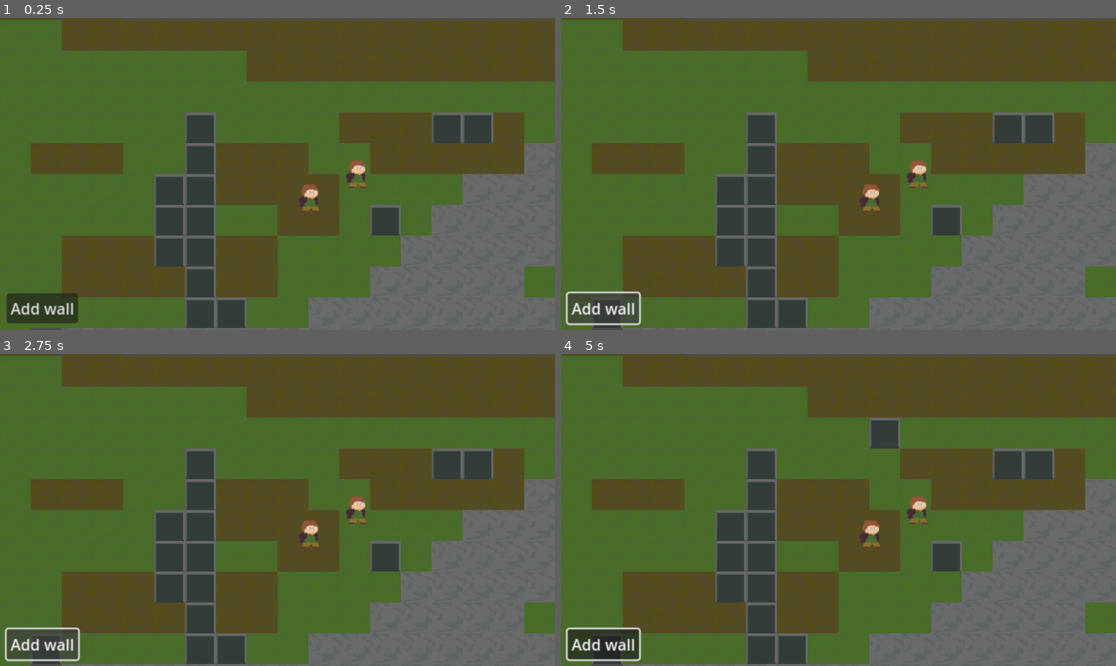
Above: before the commit, frames 1-4 (two rows, left to right).
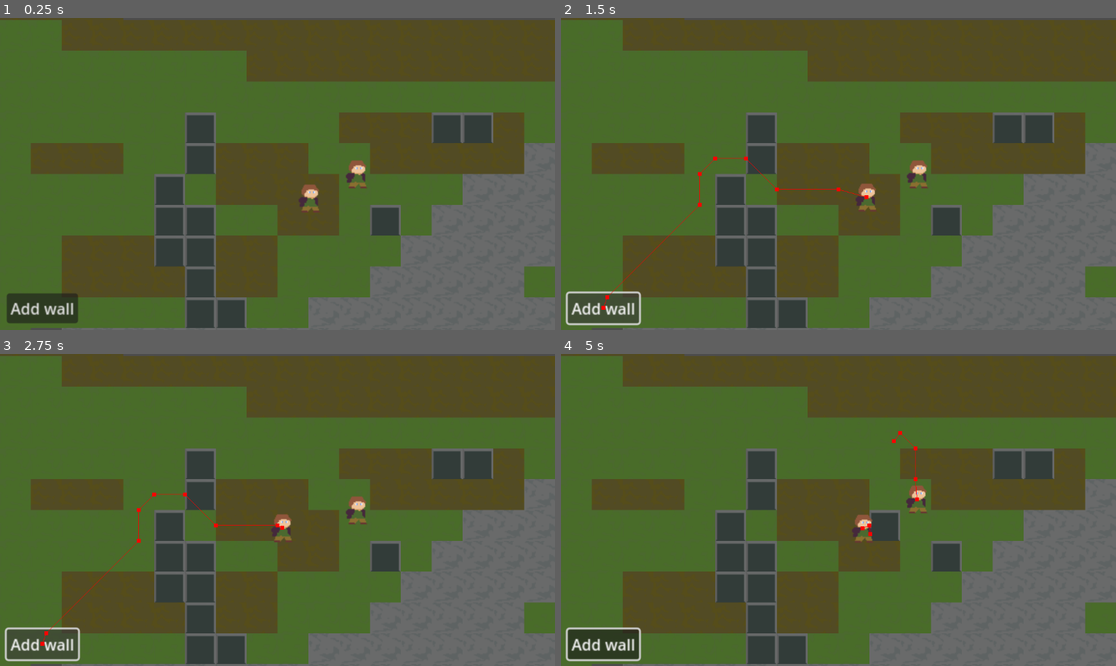
Above: after the commit, the same moments.

Repository: Nick-Petruccelli/Wildlands
Game: Godot game, scene res://Scenes/game.tscn
Two runs of this game, one before a commit and one after it. Both use one fixed random seed, a clock stepped at 60 frames per second and the inputs below.
Inputs (mouse positions are in pixels of both pictures, inside the frame that each line leads up to):
- Up to frame 1 (0.25 s): no input
- Up to frame 2 (1.5 s): click "Add wall" at 0.5 s; click "Add wall" at 1.25 s
- Up to frame 3 (2.75 s): click "Add wall" at 2 s
- Up to frame 4 (5 s): move the mouse to (871, 534) at 2.77 s; click (871, 534) at 2.92 s; move the mouse to (916, 510) at 3.52 s; click (916, 510) at 3.67 s; move the mouse to (894, 441) at 4.27 s; click (894, 441) at 4.42 s

The runs differ from the first frame. In frame 1, 0.6% of the frame differs, in the area x 33-39%, y 49-60%; in frame 2, 1.1%; in frame 3, 1.3%; in frame 4, 2.4%, in the area x 5-67%, y 20-100%.

Commit message:
added colonists placing walls

Diff:
--- a/GameObjects/character.tscn
+++ b/GameObjects/character.tscn
@@ -32,5 +32,6 @@
 [node name="NavigationAgent2D" type="NavigationAgent2D" parent="."]
 path_desired_distance = 10.0
 path_postprocessing = 1
+simplify_path = true
 avoidance_enabled = true
 debug_enabled = true
--- a/Scenes/Scripts/character.gd
+++ b/Scenes/Scripts/character.gd
@@ -1,13 +1,26 @@
 extends CharacterBody2D
 
 @export var speed: int
+
+@onready var navigation_agent_2d: NavigationAgent2D = $NavigationAgent2D
+@onready var build_manager: Node2D = %BuildManager
 var goal_pos = null
-@onready var navigation_agent_2d: NavigationAgent2D = $NavigationAgent2D
+var cur_block = null
 
 # Called when the node enters the scene tree for the first time.
 func _ready() -> void:
 	connect("mouse_entered", _on_mouse_entered)
 	connect("mouse_exited", _on_mouse_exit)
+	build_manager.build_ordered.connect(_on_build_ordered)
+
+func _on_build_ordered() -> void:
+	print("build order recived")
+	var next_build = build_manager.get_next_build()
+	if next_build.is_empty():
+		return
+	goal_pos = next_build[0]
+	cur_block = next_build[1]
+
 
 func _on_mouse_exit() -> void:
 	%GameControler.remove_from_hovering(self)
@@ -34,3 +47,8 @@
 	#print(vel)
 	self.velocity = vel * speed
 	move_and_slide()
+	if navigation_agent_2d.is_navigation_finished():
+		if cur_block != null:
+			build_manager.place_build(goal_pos, cur_block)
+			cur_block = null
+		goal_pos = null
--- a/Scenes/Scripts/game_controler.gd
+++ b/Scenes/Scripts/game_controler.gd
@@ -4,6 +4,7 @@
 var selected_obj = null
 var placing_build = false
 @onready var tile_map_layer: TileMapLayer = %TileMapLayer
+@onready var build_manager: Node2D = %BuildManager
 var build_map = {0: Vector2i(1,1)}
 # Called when the node enters the scene tree for the first time.
 func _ready() -> void:
@@ -25,11 +26,7 @@
 		if hovered_objs.is_empty():
 			print('hit hov.emp')
 			if placing_build:
-				var mouse_pos = get_global_mouse_position()
-				var tile_size = tile_map_layer.tile_set.tile_size
-				var map_cords = Vector2i(floor(mouse_pos.x/tile_size.x), floor(mouse_pos.y/tile_size.y))
-				tile_map_layer.set_cell(map_cords, 0, selected_obj)
-				print("tile place at: ", map_cords)
+				build_manager.order_build(get_global_mouse_position(), selected_obj)
 				selected_obj = null
 				placing_build = false
 			if selected_obj != null:
@@ -38,7 +35,7 @@
 
 func place_object(tile_id: int) -> void:
 	placing_build = true
-	selected_obj = build_map[tile_id]
+	selected_obj = tile_id
 
 func add_to_hovering(obj) -> void:
 	hovered_objs.append(obj)
--- /dev/null
+++ b/Scenes/build_manager.gd
@@ -0,0 +1,44 @@
+extends Node2D
+
+
+@export var map_width := 500
+@export var map_height := 500
+@onready var tile_map_layer: TileMapLayer = %TileMapLayer
+signal build_ordered
+var placed_build = []
+var build_queue = []
+var tile_map = {0: Vector2i(1,1)}
+
+func _ready() -> void:
+	init_map()
+
+func _process(delta: float) -> void:
+	pass
+
+func init_map() -> void:
+	placed_build = []
+	for y in range(map_height):
+		var row = []
+		for x in range(map_width):
+			row.append(-1)
+		placed_build.append(row)
+
+func place_build(cords: Vector2i, tile_id: int) -> void:
+	var selected_obj = tile_map[tile_id]
+	var tile_size = tile_map_layer.tile_set.tile_size
+	var map_cords = Vector2i(floor(cords.x/tile_size.x), floor(cords.y/tile_size.y))
+	tile_map_layer.set_cell(map_cords, 0, selected_obj)
+	print("tile place at: ", cords)
+
+func order_build(cords: Vector2i, tile_id: int) -> void:
+	if placed_build[cords.x][cords.y] != -1:
+		return
+	build_queue.push_back([cords, tile_id])
+	build_ordered.emit()
+	var tile_size = tile_map_layer.tile_set.tile_size
+	print("build_ordered at: ",Vector2i(floor(cords.x/tile_size.x), floor(cords.y/tile_size.y)))
+
+func get_next_build() -> Array:
+	if build_queue.is_empty():
+		return []
+	return build_queue.pop_front()
--- a/Scenes/game.tscn
+++ b/Scenes/game.tscn
@@ -1,23 +1,24 @@
-[gd_scene load_steps=10 format=4 uid="uid://c8wbxywbgtw3m"]
+[gd_scene load_steps=11 format=4 uid="uid://c8wbxywbgtw3m"]
 
 [ext_resource type="Script" path="res://Scenes/Scripts/game_controler.gd" id="1_5k2rc"]
 [ext_resource type="Texture2D" uid="uid://cw3t3l81w56yg" path="res://Assets/tilesheet.png" id="1_7hff7"]
+[ext_resource type="Script" path="res://Scenes/build_manager.gd" id="2_3xt5l"]
 [ext_resource type="Script" path="res://Scenes/Scripts/button.gd" id="3_d7i6g"]
 [ext_resource type="PackedScene" uid="uid://bvar6b65bvlfe" path="res://GameObjects/character.tscn" id="3_q4bf7"]
 
-[sub_resource type="NavigationPolygon" id="NavigationPolygon_nahei"]
+[sub_resource type="NavigationPolygon" id="NavigationPolygon_j5cul"]
 vertices = PackedVector2Array(16, 16, -16, 16, -16, -16, 16, -16)
 polygons = Array[PackedInt32Array]([PackedInt32Array(0, 1, 2, 3)])
 outlines = Array[PackedVector2Array]([PackedVector2Array(-16, -16, 16, -16, 16, 16, -16, 16)])
 agent_radius = 0.0
 
-[sub_resource type="NavigationPolygon" id="NavigationPolygon_7ml3d"]
+[sub_resource type="NavigationPolygon" id="NavigationPolygon_l6fhb"]
 vertices = PackedVector2Array(16, 16, -16, 16, -16, -16, 16, -16)
 polygons = Array[PackedInt32Array]([PackedInt32Array(0, 1, 2, 3)])
 outlines = Array[PackedVector2Array]([PackedVector2Array(-16, -16, 16, -16, 16, 16, -16, 16)])
 agent_radius = 0.0
 
-[sub_resource type="NavigationPolygon" id="NavigationPolygon_chei5"]
+[sub_resource type="NavigationPolygon" id="NavigationPolygon_2r7oo"]
 vertices = PackedVector2Array(16, 16, -16, 16, -16, -16, 16, -16)
 polygons = Array[PackedInt32Array]([PackedInt32Array(0, 1, 2, 3)])
 outlines = Array[PackedVector2Array]([PackedVector2Array(-16, -16, 16, -16, 16, 16, -16, 16)])
@@ -47,9 +48,13 @@
 unique_name_in_owner = true
 script = ExtResource("1_5k2rc")
 
+[node name="BuildManager" type="Node2D" parent="."]
+unique_name_in_owner = true
+script = ExtResource("2_3xt5l")
+
 [node name="TileMapLayer" type="TileMapLayer" parent="."]
 unique_name_in_owner = true
-tile_map_data = PackedByteArray("AAD3//v/AAAAAAEAAAD4//v/AAA …(2104 unchanged characters)… //wAAAAAAAAAAAAD+/wAAAAAAAAAAAAD9/wAAAAABAAEAAAD8/wAAAAABAAEAAAD7/wAAAAAAAAEAAAD6 …(2626 unchanged characters)…
+tile_map_data = PackedByteArray("AAD3//v/AAAAAAEAAAD4//v/AAA …(2104 unchanged characters)… //wAAAAAAAAAAAAD+/wAAAAAAAAAAAAD9/wAAAAAAAAEAAAD8/wAAAAABAAEAAAD7/wAAAAAAAAEAAAD6 …(2626 unchanged characters)…
 tile_set = SubResource("TileSet_hqqi1")
 
 [node name="Camera2D" type="Camera2D" parent="."]
--- a/project.godot
+++ b/project.godot
@@ -14,3 +14,8 @@
 run/main_scene="res://Scenes/game.tscn"
 config/features=PackedStringArray("4.3", "Forward Plus")
 config/icon="res://icon.svg"
+
+[navigation]
+
+2d/default_cell_size=32.0
+2d/default_edge_connection_margin=16.0
Not shown: 1 places in Scenes/game.tscn that only renumber resources
